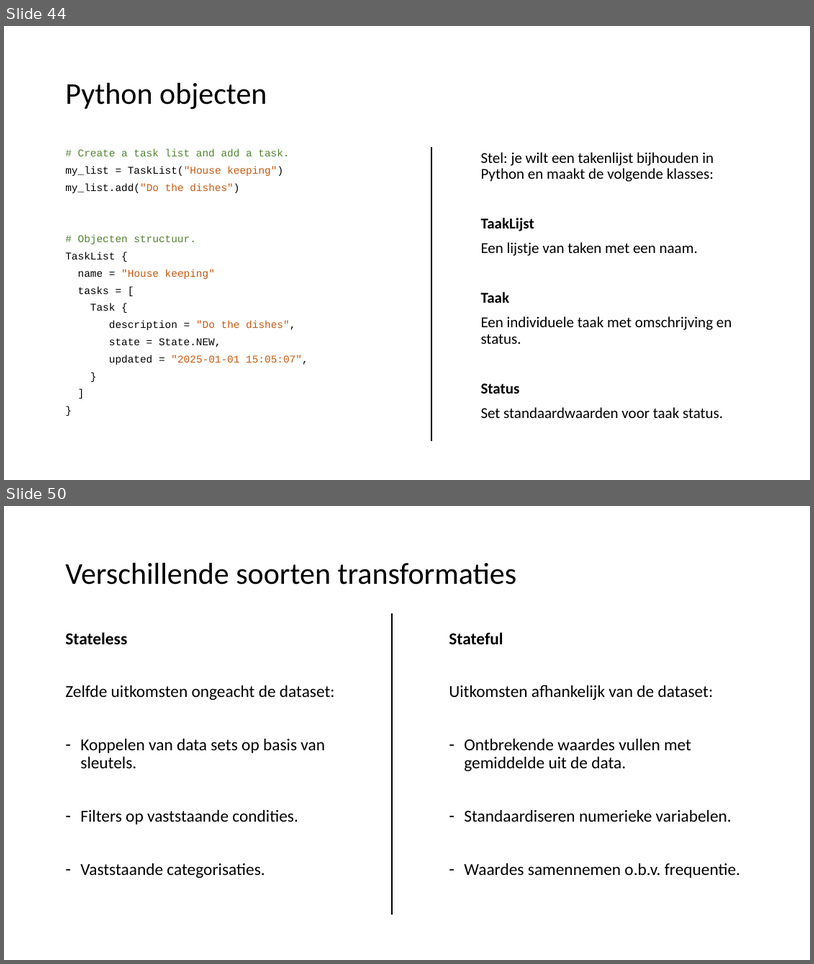
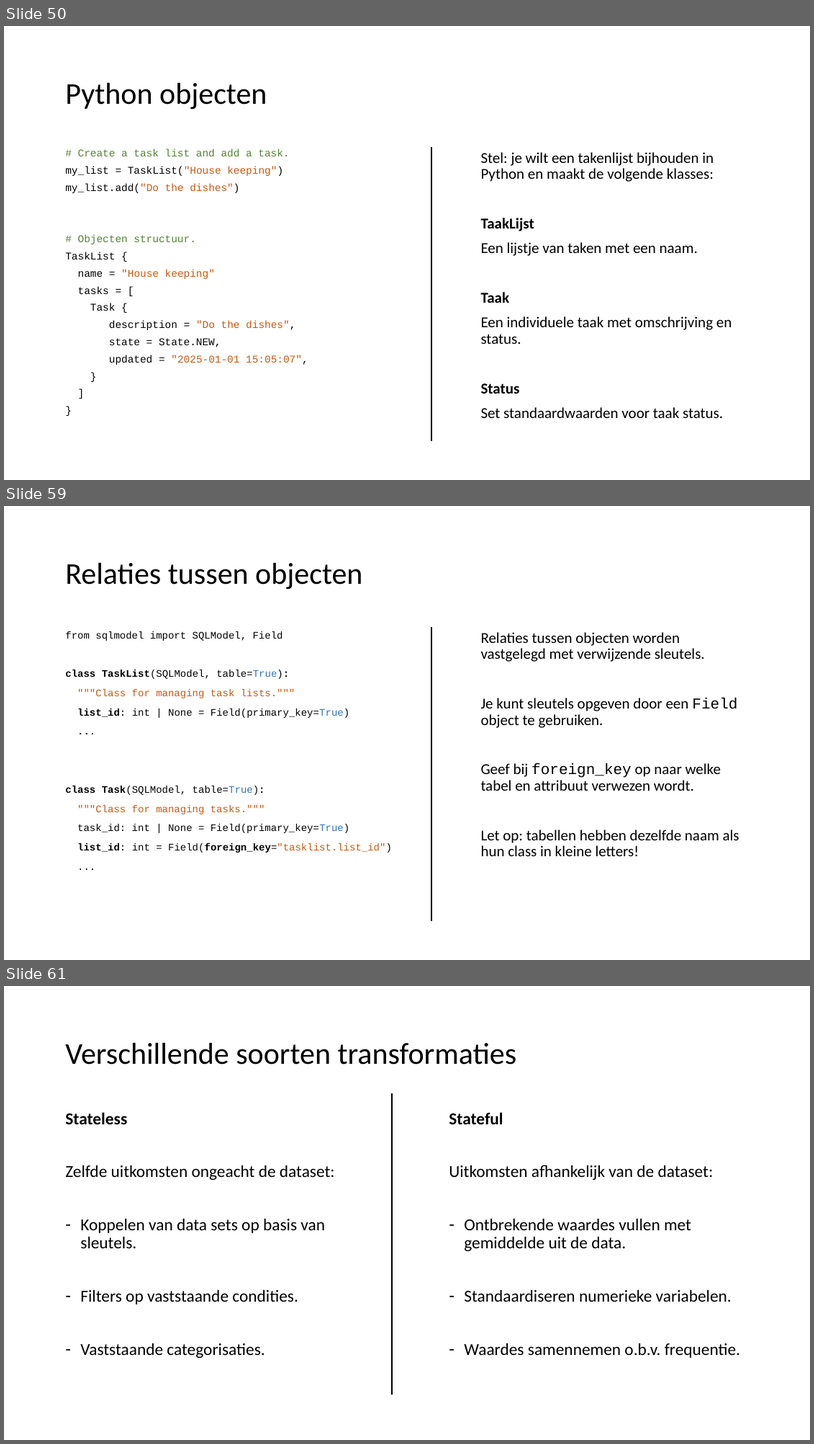
Before and after one commit to LFKoning/knowledge-sharing, a slide deck: sql_course/3_python/3_python.pptx. Shown one above the other, each under a label of ours: slides 44 and 50 before the commit, slides 50, 59 and 61 after it; the slides between them are not shown. The pictures are 814x964 and 814x1444 pixels, drawn with LibreOffice and Linux fonts; fonts in the diff are those of the drawing. Boxes give left, top, right and bottom in pixels: in the first picture for what was removed or moved away, otherwise in the second. Text is boxed around its words. In the diff, an @@ line names an element or a change of style, - is before the commit and + after.

```diff
--- a/sql_course/3_python/3_python.pptx
+++ b/sql_course/3_python/3_python.pptx
@@ slide 59 added at [4, 506, 810, 960], background #FFFFFF @@
@@ title added at [65, 563, 363, 590], 36 pt, text #000000 @@
+Relaties tussen objecten
@@ text added at [65, 631, 392, 852], 12 pt, text #000000 @@
+from sqlmodel import SQLModel, Field
+class TaskList(SQLModel, table=True):
+"""Class for managing task lists."""
+list_id: int | None = Field(primary_key=True)
+...
+class Task(SQLModel, table=True):
+"""Class for managing tasks."""
+task_id: int | None = Field(primary_key=True)
+list_id: int = Field(foreign_key="tasklist.list_id")
+...
@@ line added from (432, 627) to (432, 921), #000000 1.5 pt @@
@@ text added at [481, 632, 740, 856], 18 pt, text #000000 @@
+Relaties tussen objecten worden vastgelegd met verwijzende sleutels.
+Je kunt sleutels opgeven door een Field object te gebruiken.
+Geef bij foreign_key op naar welke tabel en attribuut verwezen wordt.
+Let op: tabellen hebben dezelfde naam als hun class in kleine letters!
@@ what was slide 44 is now slide 50 @@
@@ what was slide 50 is now slide 61 @@
```
Also in this commit, not shown: 5 slides changed, 11 other slides added, 2 slides removed, 1 other file.
